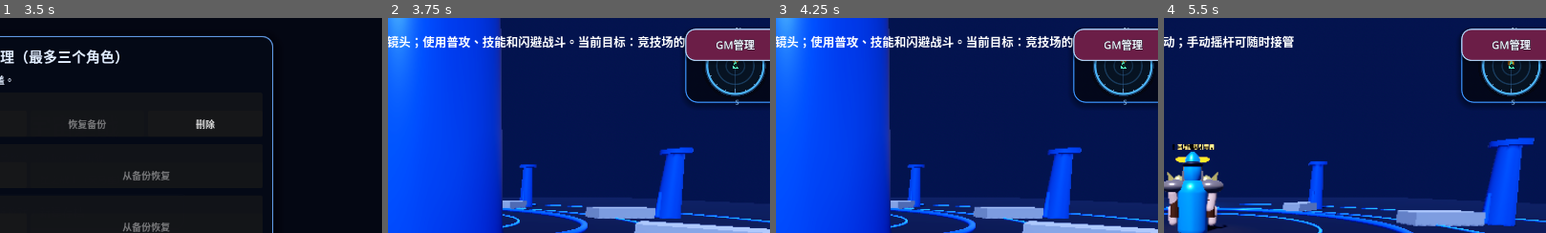
Above: before the commit, frames 1-4 (left to right).
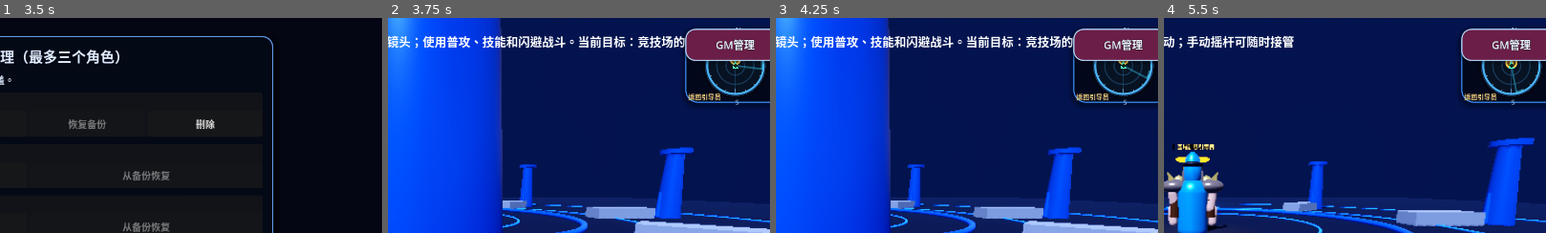
Above: after the commit, the same moments.

Repository: Qazwesrd/Saint-Seiya-Universe-War
Game: Godot game, scene res://scenes/main_menu.tscn
Same seed, same stepped clock (60 frames per second), same inputs: the game is played once before the commit and once after it.
Inputs:
- Up to frame 1 (3.5 s): click "开始新游戏 / 新建存档" at 0.5 s; click "开始新游戏 / 新建存档" at 1.25 s; click "继续游戏 / 存档管理" at 2 s; click "游戏设置" at 2.75 s
- Up to frame 2 (3.75 s): click "读取" at 3.5 s
- Up to frame 3 (4.25 s): no input
- Up to frame 4 (5.5 s): click "交谈 / 接任务" at 4.25 s; click "任务导航" at 5 s
The pictures show only the part of the screen within x 46-96%, y 0-50%; the shares and areas given below are measured in that part.

Frame 1 is identical in both runs. In frame 2, 0.3% of the frame differs, in the area x 78-98%, y 20-39%; in frame 3, 0.3%; in frame 4, 0.4%, in the area x 78-95%, y 20-39%.

Commit message:
Enhance minimap objective guidance and animated radar

Diff:
--- a/game/scripts/minimap.gd
+++ b/game/scripts/minimap.gd
@@ -3,26 +3,37 @@
 var game: Variant
 var animation_clock := 0.0
 
+const MAP_RANGE := 22.0
+const MAP_BACKGROUND := Color(0.015, 0.025, 0.07, 0.94)
+const MAP_GRID := Color(0.2, 0.48, 0.72, 0.34)
+const ENEMY_COLOR := Color(1.0, 0.25, 0.18)
+const BOSS_COLOR := Color(1.0, 0.42, 0.12)
+const OBJECTIVE_COLOR := Color(1.0, 0.82, 0.28)
+
 func _process(delta: float) -> void:
-	animation_clock += delta
+	animation_clock = fposmod(animation_clock + delta, TAU * 4.0)
 	queue_redraw()
 
 func _draw() -> void:
 	var center := size * 0.5
 	var radius := minf(size.x, size.y) * 0.38
-	draw_circle(center, radius + 9.0, Color(0.015, 0.025, 0.07, 0.94))
+	draw_circle(center, radius + 9.0, MAP_BACKGROUND)
 	draw_circle(center, radius + 4.0, Color(0.08, 0.2, 0.34, 0.9))
 	draw_circle(center, radius, Color(0.025, 0.065, 0.12, 0.92))
 	draw_arc(center, radius, 0.0, TAU, 64, Color(0.3, 0.72, 1.0, 0.95), 2.2, true)
-	draw_arc(center, radius * 0.66, 0.0, TAU, 64, Color(0.2, 0.48, 0.72, 0.38), 1.0, true)
-	draw_arc(center, radius * 0.33, 0.0, TAU, 64, Color(0.2, 0.48, 0.72, 0.28), 1.0, true)
-	draw_line(center + Vector2(-radius, 0), center + Vector2(radius, 0), Color(0.22, 0.42, 0.65, 0.38), 1.0)
-	draw_line(center + Vector2(0, -radius), center + Vector2(0, radius), Color(0.22, 0.42, 0.65, 0.38), 1.0)
+	draw_arc(center, radius * 0.66, 0.0, TAU, 64, MAP_GRID, 1.0, true)
+	draw_arc(center, radius * 0.33, 0.0, TAU, 64, MAP_GRID, 1.0, true)
+	draw_line(center + Vector2(-radius, 0), center + Vector2(radius, 0), MAP_GRID, 1.0)
+	draw_line(center + Vector2(0, -radius), center + Vector2(0, radius), MAP_GRID, 1.0)
 	for index in range(16):
 		var angle := TAU * float(index) / 16.0
 		var inner := center + Vector2(cos(angle), sin(angle)) * (radius - (8.0 if index % 4 == 0 else 4.0))
 		var outer := center + Vector2(cos(angle), sin(angle)) * radius
 		draw_line(inner, outer, Color(0.48, 0.72, 0.92, 0.7), 1.2)
+	var sweep_angle := animation_clock * 0.72
+	var sweep_end := center + Vector2(cos(sweep_angle), sin(sweep_angle)) * (radius - 2.0)
+	draw_line(center, sweep_end, Color(0.22, 0.82, 1.0, 0.36), 2.0, true)
+	draw_arc(center, radius - 2.0, sweep_angle - 0.28, sweep_angle, 24, Color(0.28, 0.88, 1.0, 0.42), 3.0, true)
 	var font := get_theme_default_font()
 	if font:
 		draw_string(font, center + Vector2(0, -radius - 7.0), "N", HORIZONTAL_ALIGNMENT_CENTER, -1, 13, Color(0.8, 0.9, 1.0))
@@ -33,30 +44,82 @@
 	if not is_instance_valid(player):
 		return
 	var origin: Vector3 = player.global_position
-	var scale_factor := radius / 22.0
+	var scale_factor := radius / MAP_RANGE
+	var objective: Node3D = _get_objective_target()
+	var objective_marker := Vector2.ZERO
+	var has_objective := is_instance_valid(objective)
+	if has_objective:
+		var objective_offset: Vector3 = objective.global_position - origin
+		objective_marker = _world_to_map(objective_offset, center, scale_factor, radius)
+		var pulse := 1.0 + 0.22 * sin(animation_clock * 4.0)
+		draw_line(center, objective_marker, Color(1.0, 0.78, 0.24, 0.28), 1.5, true)
+		draw_circle(objective_marker, 8.0 * pulse, Color(1.0, 0.72, 0.16, 0.2))
+		draw_arc(objective_marker, 7.0 * pulse, 0.0, TAU, 32, OBJECTIVE_COLOR, 1.8, true)
 	for enemy in game.get("enemies"):
 		if not is_instance_valid(enemy):
 			continue
 		var offset: Vector3 = enemy.global_position - origin
-		var marker := Vector2(offset.x, offset.z) * scale_factor
-		marker = marker.limit_length(radius - 7.0)
-		draw_circle(center + marker, 5.0, Color(0.35, 0.04, 0.035, 0.9))
-		draw_circle(center + marker, 3.2, Color(1.0, 0.25, 0.18))
+		var marker := _world_to_map(offset, center, scale_factor, radius)
+		if bool(enemy.get("is_boss")):
+			var boss_pulse := 1.0 + 0.18 * sin(animation_clock * 5.0)
+			draw_circle(marker, 8.0 * boss_pulse, Color(1.0, 0.16, 0.06, 0.22))
+			draw_arc(marker, 7.0 * boss_pulse, 0.0, TAU, 24, BOSS_COLOR, 2.0, true)
+			draw_circle(marker, 4.2, BOSS_COLOR)
+		else:
+			draw_circle(marker, 5.0, Color(0.35, 0.04, 0.035, 0.9))
+			draw_circle(marker, 3.2, ENEMY_COLOR)
 	var portal: Node3D = game.get("teleport_point")
 	if is_instance_valid(portal):
 		var offset: Vector3 = portal.global_position - origin
-		var marker := (Vector2(offset.x, offset.z) * scale_factor).limit_length(radius - 7.0)
-		draw_circle(center + marker, 6.0, Color(0.08, 0.3, 0.6, 0.8))
-		draw_circle(center + marker, 3.6, Color(0.2, 0.78, 1.0))
+		var marker := _world_to_map(offset, center, scale_factor, radius)
+		draw_circle(marker, 6.0, Color(0.08, 0.3, 0.6, 0.8))
+		draw_circle(marker, 3.6, Color(0.2, 0.78, 1.0))
 	var guide: Node3D = game.get("guide_npc")
 	if is_instance_valid(guide) and QuestManager.status in ["not_started", "ready_to_return"]:
 		var offset: Vector3 = guide.global_position - origin
-		var marker := (Vector2(offset.x, offset.z) * scale_factor).limit_length(radius - 7.0)
-		draw_circle(center + marker, 6.0, Color(0.55, 0.34, 0.04, 0.9))
-		draw_circle(center + marker, 3.5, Color(1.0, 0.78, 0.18))
+		var marker := _world_to_map(offset, center, scale_factor, radius)
+		draw_circle(marker, 6.0, Color(0.55, 0.34, 0.04, 0.9))
+		draw_circle(marker, 3.5, OBJECTIVE_COLOR)
 	var facing := -player.global_transform.basis.z
 	var direction := Vector2(facing.x, facing.z).normalized()
 	var tip := center + direction * 10.0
 	var side := Vector2(-direction.y, direction.x) * 5.0
 	draw_colored_polygon(PackedVector2Array([tip, center - direction * 5.0 + side, center - direction * 5.0 - side]), Color(0.35, 1.0, 0.78))
 	draw_circle(center, 3.0, Color(0.04, 0.16, 0.13))
+	if font:
+		var objective_text := QuestManager.get_map_objective()
+		draw_string(font, Vector2(5.0, size.y - 5.0), objective_text, HORIZONTAL_ALIGNMENT_LEFT, size.x - 10.0, 11, Color(1.0, 0.86, 0.52, 0.95))
+
+func _world_to_map(offset: Vector3, center: Vector2, scale_factor: float, radius: float) -> Vector2:
+	return center + (Vector2(offset.x, offset.z) * scale_factor).limit_length(radius - 7.0)
+
+func _get_objective_target() -> Node3D:
+	if not is_instance_valid(game):
+		return null
+	var status := str(QuestManager.status)
+	if status in ["not_started", "ready_to_return"]:
+		var guide: Node3D = game.get("guide_npc")
+		return guide if is_instance_valid(guide) else null
+	if status == "active":
+		var enemies: Array = game.get("enemies")
+		var want_boss := QuestManager.defeated_normal >= 2 and not QuestManager.boss_defeated
+		var nearest: Node3D
+		var nearest_distance := INF
+		var player: Node3D = game.get("player")
+		if not is_instance_valid(player):
+			return null
+		for enemy in enemies:
+			if not is_instance_valid(enemy):
+				continue
+			if bool(enemy.get("is_boss")) != want_boss:
+				continue
+			var distance := player.global_position.distance_squared_to(enemy.global_position)
+			if distance < nearest_distance:
+				nearest_distance = distance
+				nearest = enemy
+		if is_instance_valid(nearest):
+			return nearest
+		if want_boss:
+			var guide: Node3D = game.get("guide_npc")
+			return guide if is_instance_valid(guide) else null
+	return null
